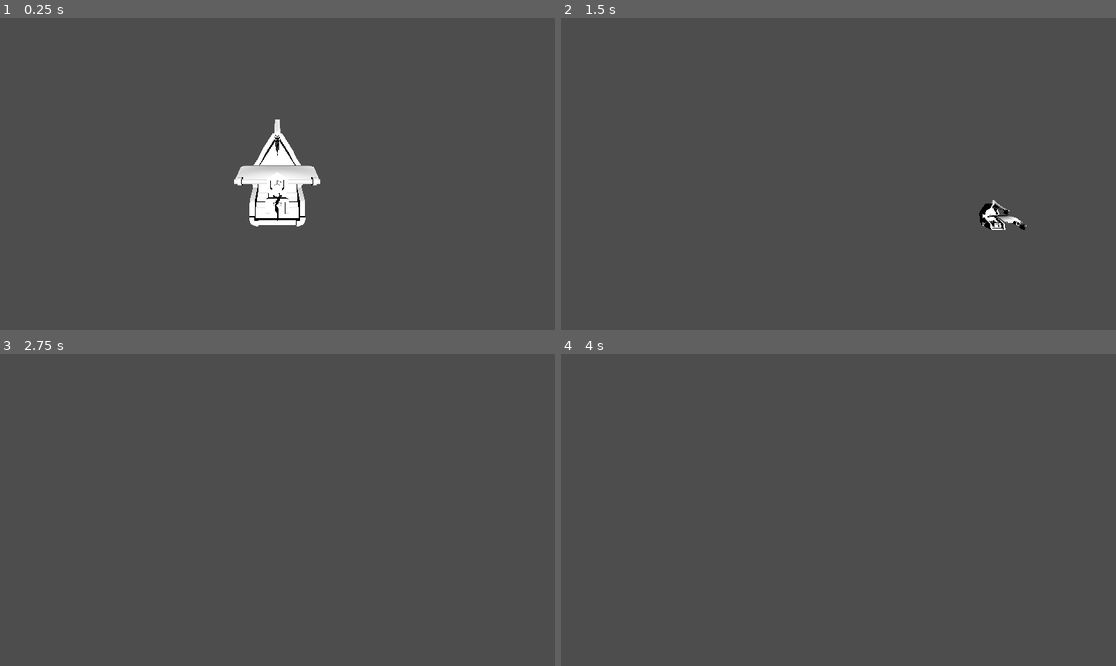
Above: before the commit, frames 1-4 (two rows, left to right).
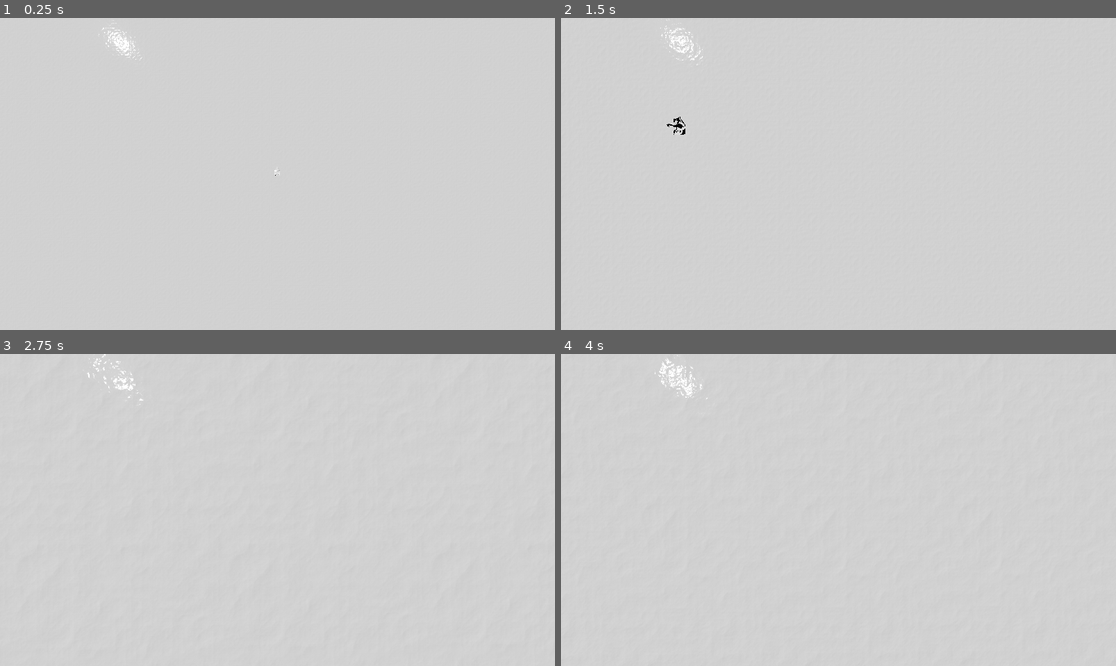
Above: after the commit, the same moments.

Repository: jakevanhalder/Pirates
Game: Godot game, scene res://scenes/Main.tscn
The game is run twice, just before and just after one commit, with the same random seed, the same clock (stepped at 60 frames per second) and the same inputs.
Inputs (mouse positions are in pixels of both pictures, inside the frame that each line leads up to):
- Up to frame 1 (0.25 s): no input
- Up to frame 2 (1.5 s): move the mouse to (960, 158) at 0.52 s; hold Right (ui_right) 0.53-1.28 s; hold Mouse wheel up (zoom_in) 0.53-1.28 s; move the mouse to (727, 189) at 1.27 s; hold Down (ui_down) from 1.28 s (still down); tap Mouse wheel down (zoom_out) at 1.35 s
- Up to frame 3 (2.75 s): move the mouse to (333, 441) at 2.02 s; release Down (ui_down) at 2.03 s; hold Right (ui_right) from 2.03 s (still down); hold Mouse wheel up (zoom_in) from 2.03 s (still down)
- Up to frame 4 (4 s): move the mouse to (810, 572) at 2.77 s; release Right (ui_right) at 2.78 s; release Mouse wheel up (zoom_in) at 2.78 s; hold Up (ui_up) 2.78-3.53 s; tap Mouse wheel down (zoom_out) at 2.85 s; move the mouse to (1005, 556) at 3.52 s; hold Left (ui_left) from 3.53 s (still down); hold Mouse wheel up (zoom_in) from 3.53 s (still down)

The runs differ from the first frame. In frame 1, 99% of the frame differs, in the area x 0-100%, y 0-100%; in frame 2, 100%; in frame 3, 100%; in frame 4, 100%.

Commit message:
Implement water shader.

Diff:
--- a/game/scenes/Main.tscn
+++ b/game/scenes/Main.tscn
@@ -1,14 +1,17 @@
-[gd_scene load_steps=3 format=3 uid="uid://bmb84q275kof3"]
+[gd_scene load_steps=4 format=3 uid="uid://bmb84q275kof3"]
 
 [ext_resource type="PackedScene" uid="uid://obm26pf37jqd" path="res://scenes/RTSCamera.tscn" id="1_37nm4"]
+[ext_resource type="PackedScene" uid="uid://i63cnj8gkumo" path="res://scenes/WaterPlane.tscn" id="1_ikrn6"]
 [ext_resource type="PackedScene" uid="uid://dveuujr8dipfx" path="res://assets/models/GLB/ship-small.glb" id="1_s2pcw"]
 
 [node name="Node3D" type="Node3D"]
 
+[node name="DirectionalLight3D" type="DirectionalLight3D" parent="."]
+transform = Transform3D(0.642788, -0.541675, 0.541675, 0, 0.707107, 0.707107, -0.766044, -0.454519, 0.454519, 0, 1, 0)
+
+[node name="WaterPlane" parent="." instance=ExtResource("1_ikrn6")]
+
 [node name="RtsCamera" parent="." instance=ExtResource("1_37nm4")]
 
-[node name="ship-small2" parent="." instance=ExtResource("1_s2pcw")]
-transform = Transform3D(1, 0, 0, 0, 1, 0, 0, 0, 1, 0.0131227, 0, 0.13465)
-
-[node name="DirectionalLight3D" type="DirectionalLight3D" parent="."]
-transform = Transform3D(1, 0, 0, 0, -4.37114e-08, 1, 0, -1, -4.37114e-08, 0, 22.4157, 0)
+[node name="PlayerShip" parent="." instance=ExtResource("1_s2pcw")]
+transform = Transform3D(0.05, 0, 0, 0, 0.05, 0, 0, 0, 0.05, 0.0131227, 0.0484625, 0.13465)
--- a/game/scenes/RTSCamera.tscn
+++ b/game/scenes/RTSCamera.tscn
@@ -9,4 +9,3 @@
 
 [node name="Camera3D" type="Camera3D" parent="Elevation"]
 transform = Transform3D(-1, -8.74228e-08, -3.82137e-15, 0, -4.37114e-08, 1, -8.74228e-08, 1, 4.37114e-08, 0, 12.124, 0)
-fov = 100.0
--- /dev/null
+++ b/game/scenes/WaterPlane.tscn
@@ -0,0 +1,14 @@
+[gd_scene load_steps=3 format=3 uid="uid://i63cnj8gkumo"]
+
+[ext_resource type="Material" uid="uid://b5lanvs08jrq7" path="res://shaders/Water.tres" id="1_0lo0w"]
+
+[sub_resource type="QuadMesh" id="QuadMesh_52n13"]
+size = Vector2(100, 100)
+subdivide_width = 200
+subdivide_depth = 200
+orientation = 1
+
+[node name="WaterPlane" type="MeshInstance3D"]
+cast_shadow = 0
+mesh = SubResource("QuadMesh_52n13")
+surface_material_override/0 = ExtResource("1_0lo0w")
--- a/game/scripts/RTS_camera.gd
+++ b/game/scripts/RTS_camera.gd
@@ -1,14 +1,14 @@
 extends Node3D
 
 # Parameters for Camera Control
-@export_range(0, 1000) var movement_speed: float = 64
-@export_range(0, 1000) var rotation_speed: float = 5
-@export_range(0, 1000, 0.1) var zoom_speed: float = 50
-@export_range(0, 1000) var min_zoom: float = 15
-@export_range(0, 1000) var max_zoom: float = 256
-@export_range(0, 90) var min_elevation_angle: float = 10
-@export_range(0, 90) var max_elevation_angle: float = 90
-@export var edge_margin: float = 50
+@export_range(0, 1000) var movement_speed: float = 5.0
+@export_range(0, 1000) var rotation_speed: float = 5.0
+@export_range(0, 1000, 0.1) var zoom_speed: float = 50.0
+@export_range(0, 1000) var min_zoom: float = 1.0
+@export_range(0, 1000) var max_zoom: float = 8.0
+@export_range(0, 90) var min_elevation_angle: float = 10.0
+@export_range(0, 90) var max_elevation_angle: float = 90.0
+@export var edge_margin: float = 50.0
 @export var allow_zoom: bool = true
 
 # Camera Nodes
@@ -17,7 +17,7 @@
 
 # Runtime State
 var last_mouse_position: Vector2
-var zoom_level: float = 64
+var zoom_level: float = 5
 
 func _ready() -> void:
 	# Initialize zoom level
@@ -40,13 +40,13 @@
 func handle_keyboard_movement(delta: float) -> void:
 	var direction = Vector3.ZERO
 	if Input.is_action_pressed("ui_up"):
+		direction.z += 1
+	if Input.is_action_pressed("ui_down"):
 		direction.z -= 1
-	if Input.is_action_pressed("ui_down"):
-		direction.z += 1
 	if Input.is_action_pressed("ui_left"):
+		direction.x += 1
+	if Input.is_action_pressed("ui_right"):
 		direction.x -= 1
-	if Input.is_action_pressed("ui_right"):
-		direction.x += 1
 
 	if direction != Vector3.ZERO:
 		direction = direction.normalized()
--- /dev/null
+++ b/game/shaders/Water.gdshader
@@ -0,0 +1,86 @@
+shader_type spatial;
+
+uniform vec3 albedo : source_color;
+uniform vec3 albedo2 : source_color;
+uniform float metallic : hint_range(0.0, 1.0) = 0;
+uniform float roughness : hint_range(0.0, 1.0) = 0.02;
+uniform sampler2D wave;
+uniform sampler2D texture_normal;
+uniform sampler2D texture_normal2;
+uniform vec2 wave_direction = vec2(2.0, 0.0);
+uniform vec2 wave_direction2 = vec2(0.0, 1.0);
+uniform float time_scale : hint_range(0.0, 0.2, 0.005) = 0.025;
+uniform float noise_scale = 10.0;
+uniform float height_scale = 1;
+
+uniform vec4 color_deep : source_color;
+uniform vec4 color_shallow : source_color;
+uniform float beers_law = 2.0;
+uniform float depth_offset = -0.75;
+
+uniform float edge_scale = 0.01;
+uniform float near = 1.0;
+uniform float far = 100.0;
+uniform vec3 edge_color : source_color;
+
+uniform sampler2D DEPTH_TEXTURE : hint_depth_texture, filter_linear_mipmap;
+uniform sampler2D SCREEN_TEXTURE : hint_screen_texture, filter_linear_mipmap;
+
+// Varying variables
+varying float height;
+varying vec3 world_pos;
+
+// Called for every vertex the material is visible on.
+void vertex() {
+	world_pos = (MODEL_MATRIX * vec4(VERTEX, 1.0)).xyz;
+	height = texture(wave, world_pos.xz / noise_scale + TIME * time_scale).r;
+	VERTEX.y += height * height_scale;
+}
+
+float fresnel(float amount, vec3 normal, vec3 view) {
+	return pow((1.0 - clamp(dot(normalize(normal), normalize(view)), 0.0, 1.0)), amount);
+}
+
+float edge(float depth) {
+	depth = 2.0 * depth - 1.0;
+	return near * far / (far + depth * (near - far));
+}
+
+void fragment() {
+	// Depth variables and calc
+	float depth_texture = texture(DEPTH_TEXTURE, SCREEN_UV).r * 2.0 - 1.0;
+	float depth = PROJECTION_MATRIX[3][2] / (depth_texture + PROJECTION_MATRIX[2][2]);
+	float depth_blend = exp((depth + VERTEX.z + depth_offset) * -beers_law);
+	depth_blend = clamp(1.0 - depth_blend, 0.0, 1.0);
+	float depth_blend_power = clamp(pow(depth_blend, 2.5), 0.0, 1.0);
+
+	vec3 screen_color = textureLod(SCREEN_TEXTURE, SCREEN_UV, depth_blend_power * 2.5).rgb;
+	vec3 depth_color = mix(color_shallow.rgb, color_deep.rgb, depth_blend_power);
+	vec3 color = mix(screen_color * depth_color, depth_color * 0.25, depth_blend_power * 0.5);
+
+	// Getting edge depth calc
+	float z_depth = edge(texture(DEPTH_TEXTURE, SCREEN_UV).x);
+	float z_pos = edge(FRAGCOORD.z);
+	float z_dif = z_depth - z_pos;
+
+	// Time calculations for wave (normal map) movement
+	vec2 time = (TIME * wave_direction) * time_scale; // Movement rate of first wave
+	vec2 time2 = (TIME * wave_direction2) * time_scale; // Movement rate of second wave
+	// Blend normal maps into one
+	vec3 normal_blend = mix(texture(texture_normal, world_pos.xz + time).rgb, texture(texture_normal2, world_pos.xz + time2).rgb, 0.5);
+	// Calculate Fresnel
+	float fresnel = fresnel(5.0, NORMAL, VIEW);
+	vec3 surface_color = mix(albedo, albedo2, fresnel); // Interpolate albedo values by fresnel
+
+	vec3 depth_color_adj = mix(edge_color, color, step(edge_scale, z_dif));
+
+	ALBEDO = clamp(surface_color + depth_color_adj, vec3(0.0), vec3(1.0));
+	METALLIC = metallic;
+	ROUGHNESS = roughness;
+	NORMAL_MAP = normal_blend;
+}
+
+//void light() {
+	// Called for every pixel for every light affecting the material.
+	// Uncomment to replace the default light processing function with this one.
+//}
--- /dev/null
+++ b/game/shaders/Water.tres
@@ -0,0 +1,56 @@
+[gd_resource type="ShaderMaterial" load_steps=8 format=3 uid="uid://b5lanvs08jrq7"]
+
+[ext_resource type="Shader" path="res://shaders/Water.gdshader" id="1_8oaie"]
+
+[sub_resource type="FastNoiseLite" id="FastNoiseLite_61ie8"]
+noise_type = 3
+fractal_type = 2
+
+[sub_resource type="NoiseTexture2D" id="NoiseTexture2D_bh4yn"]
+seamless = true
+as_normal_map = true
+bump_strength = 1.5
+noise = SubResource("FastNoiseLite_61ie8")
+
+[sub_resource type="FastNoiseLite" id="FastNoiseLite_oiqj8"]
+noise_type = 3
+seed = 10
+fractal_type = 2
+
+[sub_resource type="NoiseTexture2D" id="NoiseTexture2D_8cyhb"]
+seamless = true
+as_normal_map = true
+bump_strength = 1.5
+noise = SubResource("FastNoiseLite_oiqj8")
+
+[sub_resource type="FastNoiseLite" id="FastNoiseLite_lm2kk"]
+seed = 10
+
+[sub_resource type="NoiseTexture2D" id="NoiseTexture2D_xg8cx"]
+seamless = true
+bump_strength = 1.5
+noise = SubResource("FastNoiseLite_lm2kk")
+
+[resource]
+render_priority = 0
+shader = ExtResource("1_8oaie")
+shader_parameter/albedo = Color(0, 0.321569, 0.431373, 1)
+shader_parameter/albedo2 = Color(0.316344, 0.169788, 0.0735193, 1)
+shader_parameter/metallic = 0.1
+shader_parameter/roughness = 0.02
+shader_parameter/wave_direction = Vector2(2, 0)
+shader_parameter/wave_direction2 = Vector2(0, 1)
+shader_parameter/time_scale = 0.005
+shader_parameter/noise_scale = 100.0
+shader_parameter/height_scale = 0.25
+shader_parameter/color_deep = Color(0, 0, 0.2, 1)
+shader_parameter/color_shallow = Color(0.574095, 0.713509, 1, 1)
+shader_parameter/beers_law = 2.0
+shader_parameter/depth_offset = -0.75
+shader_parameter/edge_scale = 1.0
+shader_parameter/near = 1.0
+shader_parameter/far = 100.0
+shader_parameter/edge_color = Color(1, 1, 1, 1)
+shader_parameter/wave = SubResource("NoiseTexture2D_xg8cx")
+shader_parameter/texture_normal = SubResource("NoiseTexture2D_bh4yn")
+shader_parameter/texture_normal2 = SubResource("NoiseTexture2D_8cyhb")
